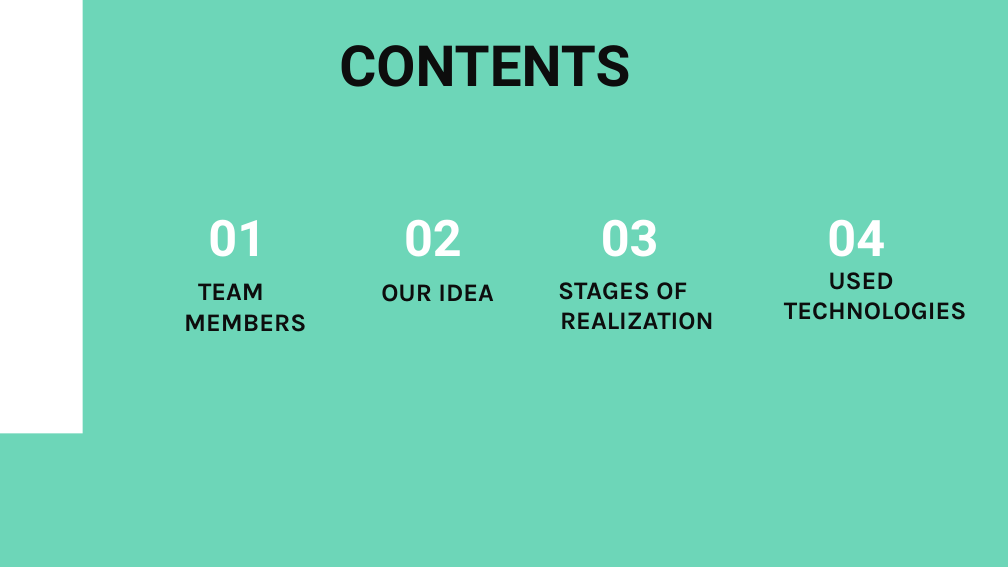
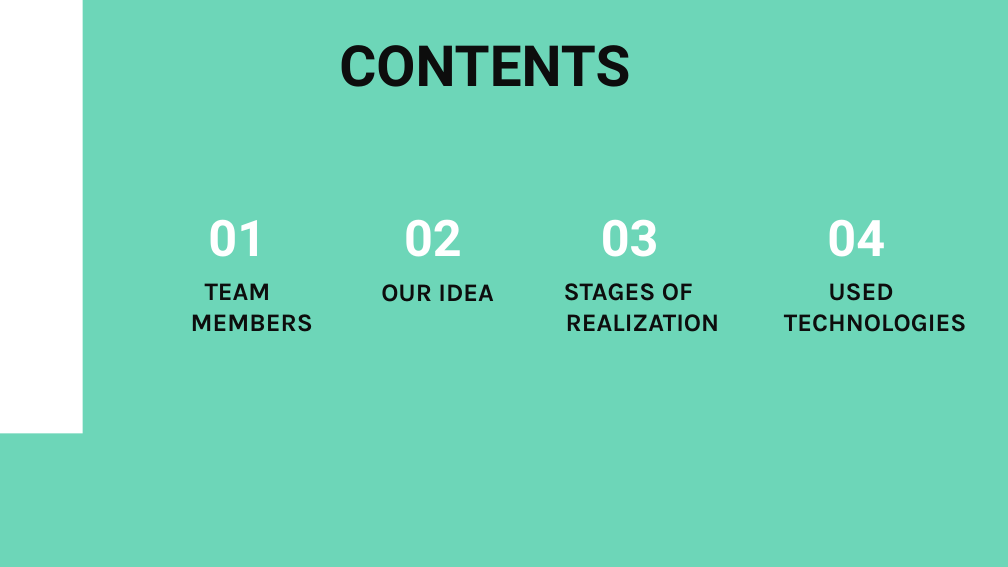
Before and after one commit to codingburgas/2223-educational-traveling-hydra, a slide deck: slide 2 of Documents/Hydra.pptx. Drawn at 1008x567 pixels with LibreOffice and Linux fonts; fonts in the diff are those of the drawing. Boxes give left, top, right and bottom in pixels: in the first picture for what was removed or moved away, otherwise in the second. Text is boxed around its words. In the diff, an @@ line names an element or a change of style, - is before the commit and + after.

```diff
--- a/Documents/Hydra.pptx
+++ b/Documents/Hydra.pptx
@@ subtitle "TEAM MEMBERS": place and size @@
-subtitle "TEAM MEMBERS" at (184,283,306,332)
+subtitle "TEAM MEMBERS" at (191,283,313,332)
@@ subtitle "STAGES OF REALIZATION": place and size @@
-subtitle "STAGES OF REALIZATION" at (558,282,714,330)
+subtitle "STAGES OF REALIZATION" at (564,283,720,332)
@@ subtitle "USED TECHNOLOGIES": place and size @@
-subtitle "USED TECHNOLOGIES" at (784,272,966,320)
+subtitle "USED TECHNOLOGIES" at (784,283,966,332)
```
Also in this commit, not shown: 2 other slides changed, 1 other file.
